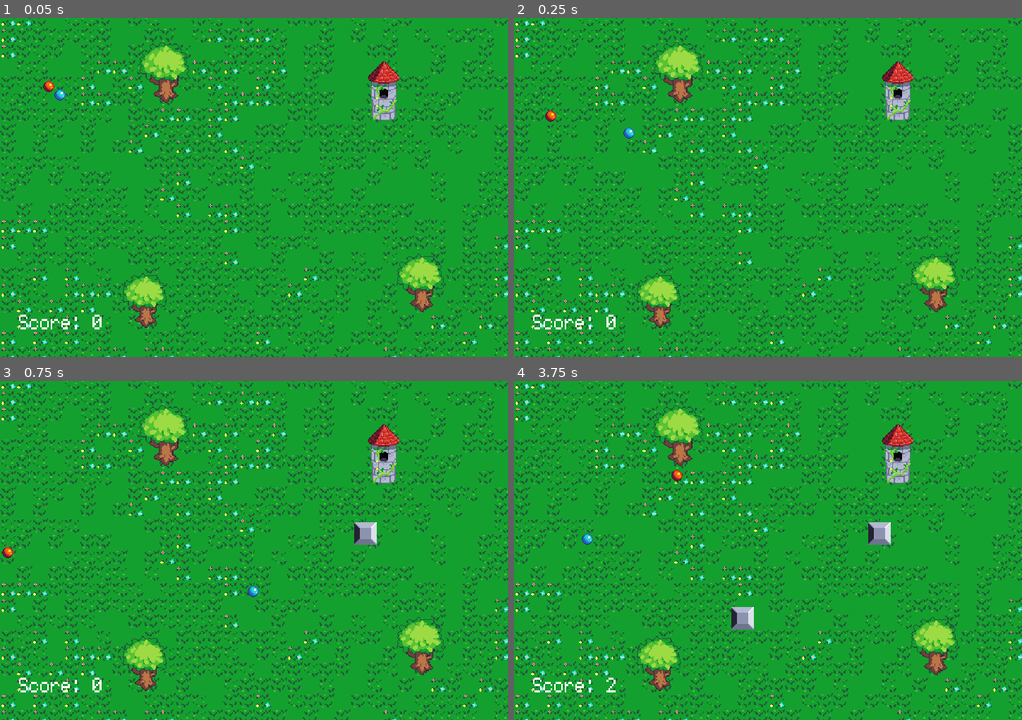
Above: before the commit, frames 1-4 (two rows, left to right).
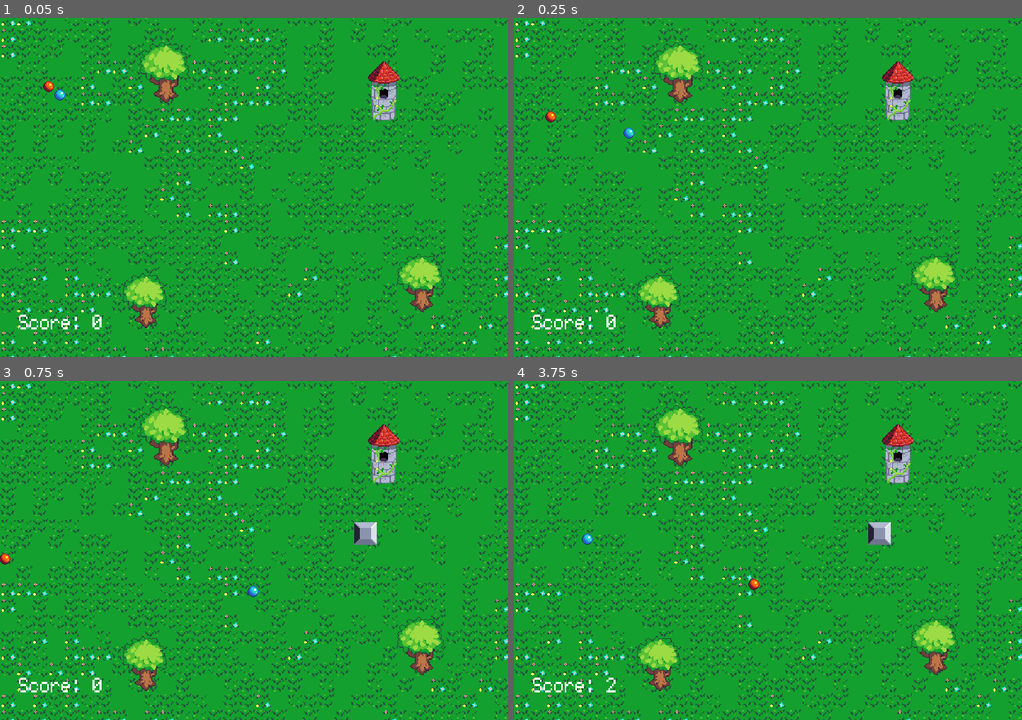
Above: after the commit, the same moments.

Repository: ShrimpCatDev/blockly
Game: Godot game, scene res://scenes/main.tscn
The game is run twice, just before and just after one commit, with the same random seed, the same clock (stepped at 60 frames per second) and the same inputs.
Inputs (mouse positions are in pixels of both pictures, inside the frame that each line leads up to):
- Up to frame 1 (0.05 s): no input
- Up to frame 2 (0.25 s): no input
- Up to frame 3 (0.75 s): tap Enter at 0.5 s; move the mouse to (365, 533) at 0.52 s; hold Right from 0.53 s (still down); tap Alt at 0.6 s; click (365, 533) at 0.67 s
- Up to frame 4 (3.75 s): move the mouse to (666, 567) at 1.27 s; release Right at 1.28 s; hold Down 1.28-2.03 s; tap Shift at 1.35, 2.85 s; move the mouse to (818, 475) at 2.02 s; hold Right 2.03-2.78 s; tap Alt at 2.1, 3.6 s; move the mouse to (742, 618) at 2.77 s; hold Up 2.78-3.53 s; click (742, 618) at 2.92 s; move the mouse to (920, 601) at 3.52 s; hold Left from 3.53 s (still down)

Frame 1 is identical in both runs. In frame 2, less than 0.1% of the frame differs, in the area x 6-9%, y 27-31%; in frame 3, less than 0.1%; in frame 4, 0.4%, in the area x 30-49%, y 26-74%.

Commit message:
ball fix yes

Diff:
--- a/scenes/badball.tscn
+++ b/scenes/badball.tscn
@@ -18,7 +18,8 @@
 [node name="BallBody" type="RigidBody2D" parent="." unique_id=1581304351 groups=["BadBall", "Ball"]]
 physics_material_override = SubResource("PhysicsMaterial_7s4qf")
 gravity_scale = 0.0
-linear_damp = -0.05
+linear_damp_mode = 1
+linear_damp = -0.1
 angular_damp_mode = 1
 script = ExtResource("1_ia1mn")
 
--- a/scenes/ball.tscn
+++ b/scenes/ball.tscn
@@ -14,7 +14,6 @@
 [node name="BallBody" type="RigidBody2D" parent="." unique_id=1581304351 groups=["Ball"]]
 physics_material_override = SubResource("PhysicsMaterial_7s4qf")
 gravity_scale = 0.0
-linear_damp_mode = 1
 angular_damp_mode = 1
 
 [node name="Hurtbox" type="CollisionShape2D" parent="BallBody" unique_id=657790750]
